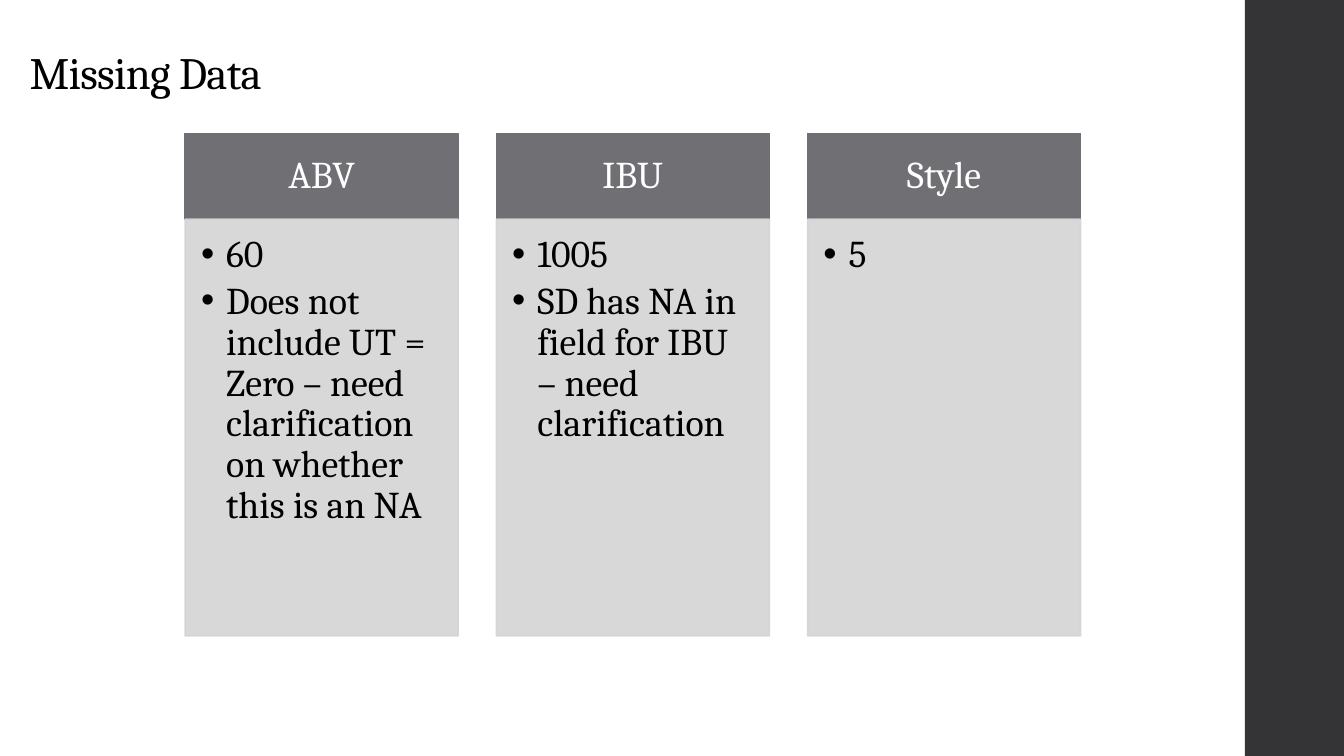
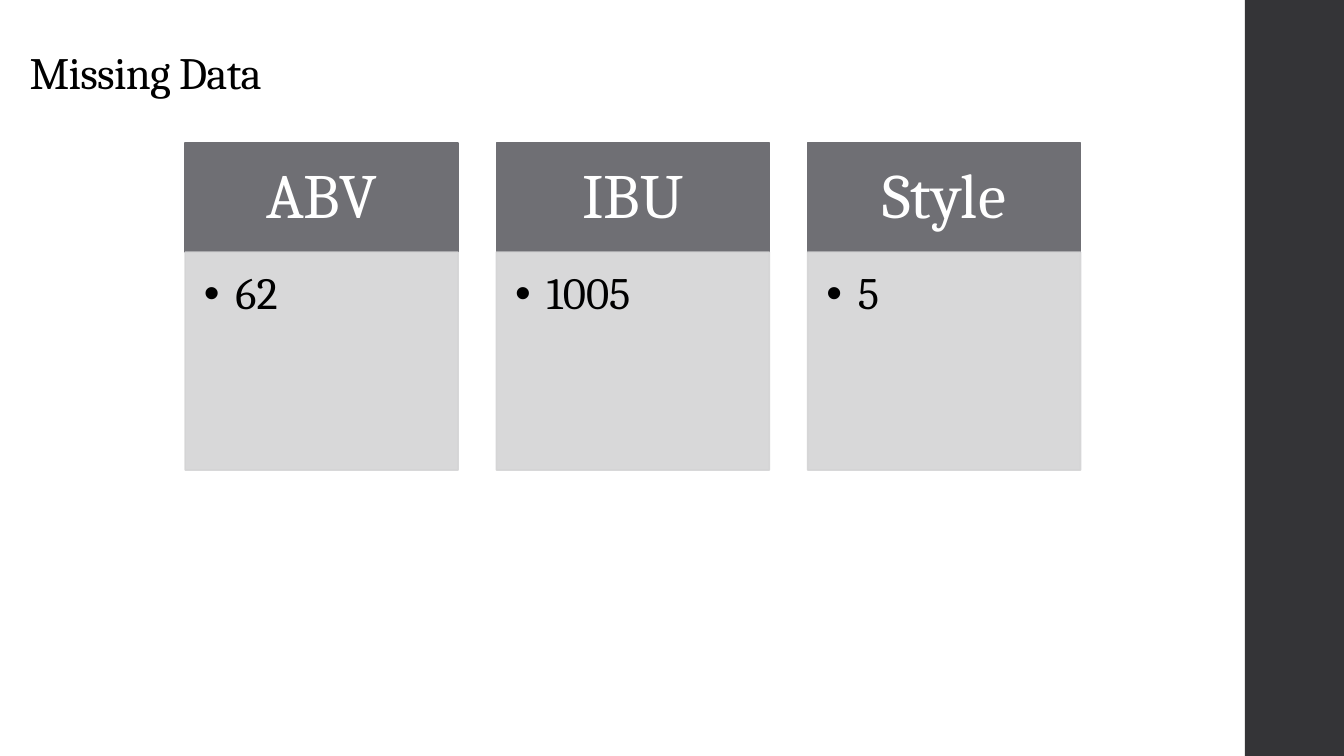
Before and after one commit to atomkins/CaseStudy1, a slide deck: slide 5 of Presentation1.pptx. Drawn at 1344x756 pixels with LibreOffice and Linux fonts; fonts in the diff are those of the drawing. Boxes give left, top, right and bottom in pixels: in the first picture for what was removed or moved away, otherwise in the second. Text is boxed around its words. In the diff, an @@ line names an element or a change of style, - is before the commit and + after.

Commit message:
update to PPT and Rmd

```diff
--- a/Presentation1.pptx
+++ b/Presentation1.pptx
@@ text "ABV": place and size @@
-text "ABV" at <box>288,163,355,188</box>
+text "ABV" at <box>266,176,377,218</box>
@@ rectangle: place and size @@
-rectangle at <box>186,133,459,219</box>
+rectangle at <box>186,143,459,252</box>
@@ text "IBU": place and size @@
-text "IBU" at <box>602,163,663,188</box>
+text "IBU" at <box>582,176,683,219</box>
@@ rectangle: place and size @@
-rectangle at <box>496,133,769,219</box>
+rectangle at <box>496,143,769,252</box>
@@ size 27 to 45 pt; more space between paragraphs in 3 elements at <box>266,176,377,218</box>, <box>582,176,683,219</box>, <box>882,174,1006,232</box> @@
@@ text "Style": place and size @@
-text "Style" at <box>907,162,981,196</box>
+text "Style" at <box>882,174,1006,232</box>
@@ rectangle: place and size @@
-rectangle at <box>808,133,1081,219</box>
+rectangle at <box>808,143,1081,252</box>
@@ rectangle: place and size @@
-rectangle at <box>186,220,459,636</box>
+rectangle at <box>186,252,459,470</box>
@@ text removed at <box>226,241,422,519</box> @@
-  • 60
-  • Does not include UT = Zero – need clarification on whether this is an NA
@@ rectangle: place and size @@
-rectangle at <box>496,220,769,636</box>
+rectangle at <box>496,252,769,470</box>
@@ text removed at <box>537,241,737,437</box> @@
-  • 1005
-  • SD has NA in field for IBU – need clarification
@@ text "5": place and size @@
-text "5" at <box>849,241,867,268</box>
+text "5" at <box>858,279,879,310</box>
@@ text "5" at <box>858,279,879,310</box>: size 27 to 32 pt; indent changed @@
@@ rectangle: place and size @@
-rectangle at <box>808,220,1081,636</box>
+rectangle at <box>808,252,1081,470</box>
@@ text added at <box>235,279,277,310</box>, 32 pt, text #000000 @@
+  • 62
@@ text added at <box>547,279,631,310</box>, 32 pt, text #000000 @@
+  • 1005
```
Also in this commit, not shown: 1 other slide changed, 1 other file.
